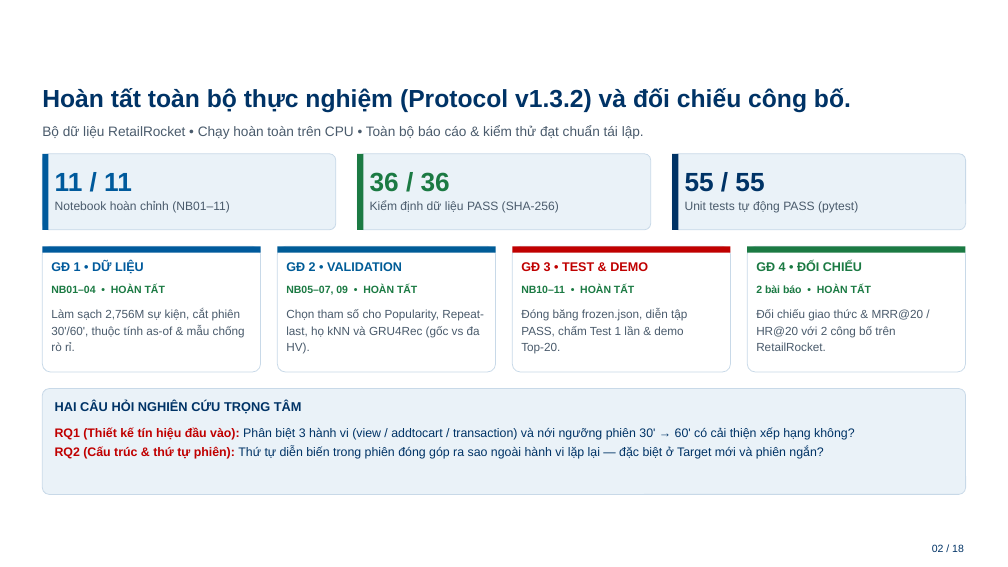
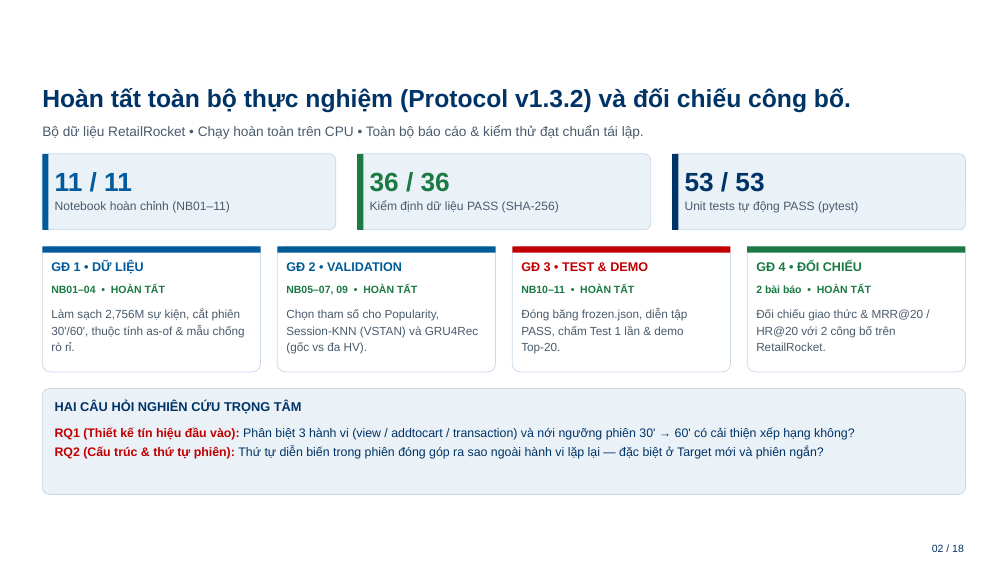
Before and after one commit to Mymark1010/MultiBehavior_Product_Recommendation_System, a slide deck: slide 2 of docs/BAO_CAO_TIEN_DO_PROJECT3_HUST_27_11_v3.pptx. Drawn at 1008x567 pixels with LibreOffice and Linux fonts; fonts in the diff are those of the drawing; background and template pictures are left out. Boxes give left, top, right and bottom in pixels: in the first picture for what was removed or moved away, otherwise in the second. Text is boxed around its words. In the diff, an @@ line names an element or a change of style, - is before the commit and + after.

```diff
--- a/docs/BAO_CAO_TIEN_DO_PROJECT3_HUST_27_11_v3.pptx
+++ b/docs/BAO_CAO_TIEN_DO_PROJECT3_HUST_27_11_v3.pptx
@@ text at [685, 172, 764, 192]: text changed @@
-55 / 55
+53 / 53
@@ text at [286, 309, 478, 354]: text changed @@
-Chọn tham số cho Popularity, Repeat-last, họ kNN và GRU4Rec (gốc vs đa HV).
+Chọn tham số cho Popularity, Session-KNN (VSTAN) và GRU4Rec (gốc vs đa HV).
```
Also in this commit, not shown: 9 other slides changed, 5 other files.
